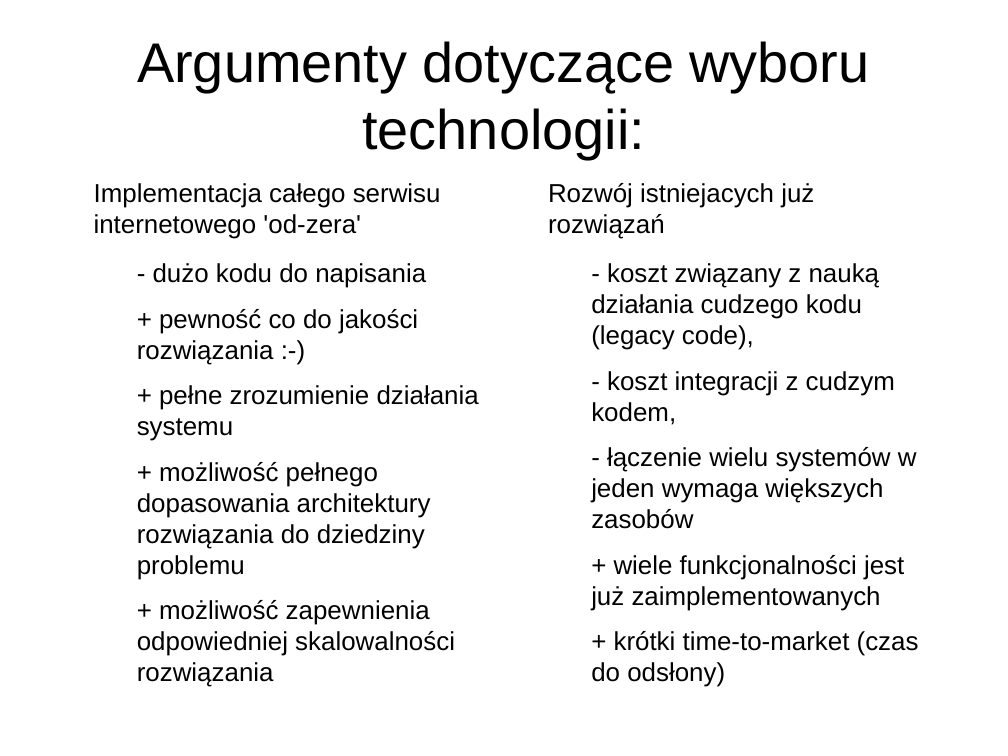
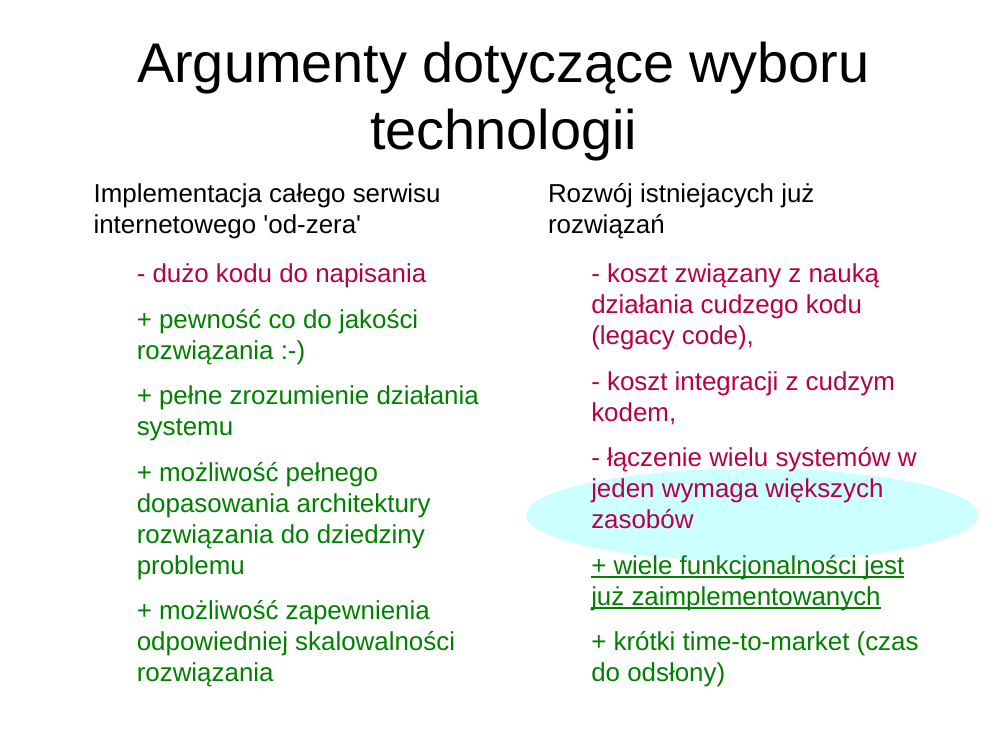
Before and after one commit to jglodek/wiki-expert, a slide deck: slide 19 of SDM2.odp (slide 9 before the commit). Drawn at 1008x756 pixels with LibreOffice and Linux fonts; fonts in the diff are those of the drawing. Boxes give left, top, right and bottom in pixels: in the first picture for what was removed or moved away, otherwise in the second. Text is boxed around its words. In the diff, an @@ line names an element or a change of style, - is before the commit and + after.

```diff
--- a/SDM2.odp
+++ b/SDM2.odp
@@ title at bbox=[137, 41, 870, 159]: text changed @@
-Argumenty dotyczące wyboru technologii:
+Argumenty dotyczące wyboru technologii
@@ text at bbox=[137, 263, 479, 625]: text colour #000000 to #B80047 in "- dużo kodu do napisania"; text colour #000000 to #008000 in "+ pewność co do jakości rozwiązania :-)", "+ pełne zrozumienie działania systemu", "+ możliwość pełnego dopasowania architektury rozwiązania do ...", "+ możliwość zapewnienia odpowiedniej skalowalności rozwiązan ..." @@
@@ text at bbox=[591, 263, 919, 687]: text colour #000000 to #B80047 in "- koszt związany z nauką działania cudzego ...", "- koszt integracji z cudzym kodem,", "- łączenie wielu systemów w jeden wymaga ..."; text colour #000000 to #008000 in "+ wiele funkcjonalności jest już zaimplementowanych", "+ krótki time-to-market (czas do odsłony)"; underline on in "+ wiele funkcjonalności jest już zaimplementowanych" @@
@@ ellipse added at bbox=[526, 468, 980, 562], fill #CCFFFF, outline #FFFFFF 0 pt @@
```
Also in this commit, not shown: 6 other slides changed, 14 slides added, 2 slides removed, 2 other files.
